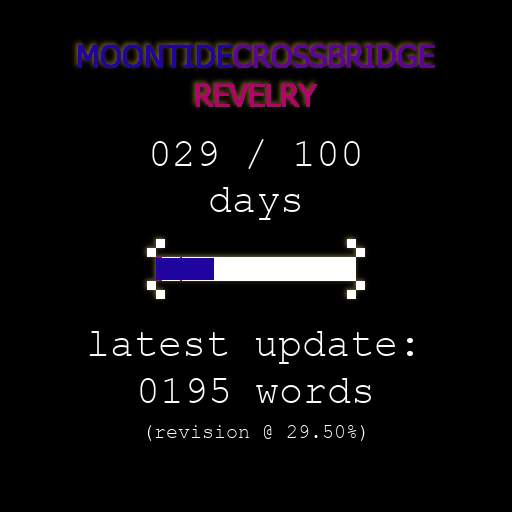
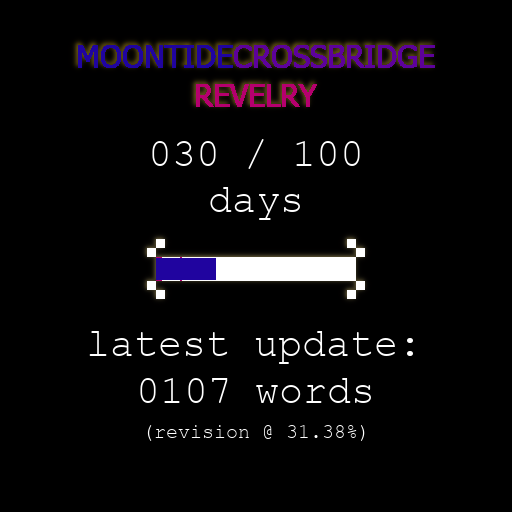
Comparing the layer stacks of the two w=512, h=512 images. Changes:
painted on "progress bar" over (214, 258, 216, 280)
renamed "(revision @ 29.50%)" to "(revision @ 31.38%)", painted on it over (287, 425, 344, 438)
painted on "XXX / 100" over (175, 141, 217, 166)
painted on "0000" over (188, 378, 228, 403)
